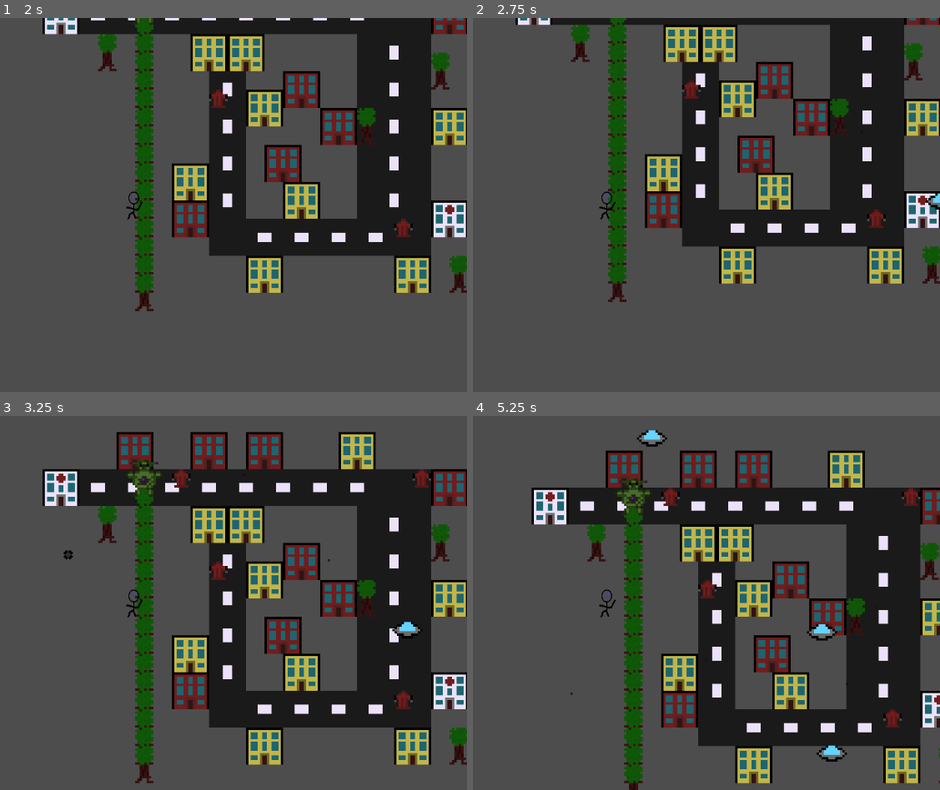
Above: before the commit, frames 1-4 (two rows, left to right).
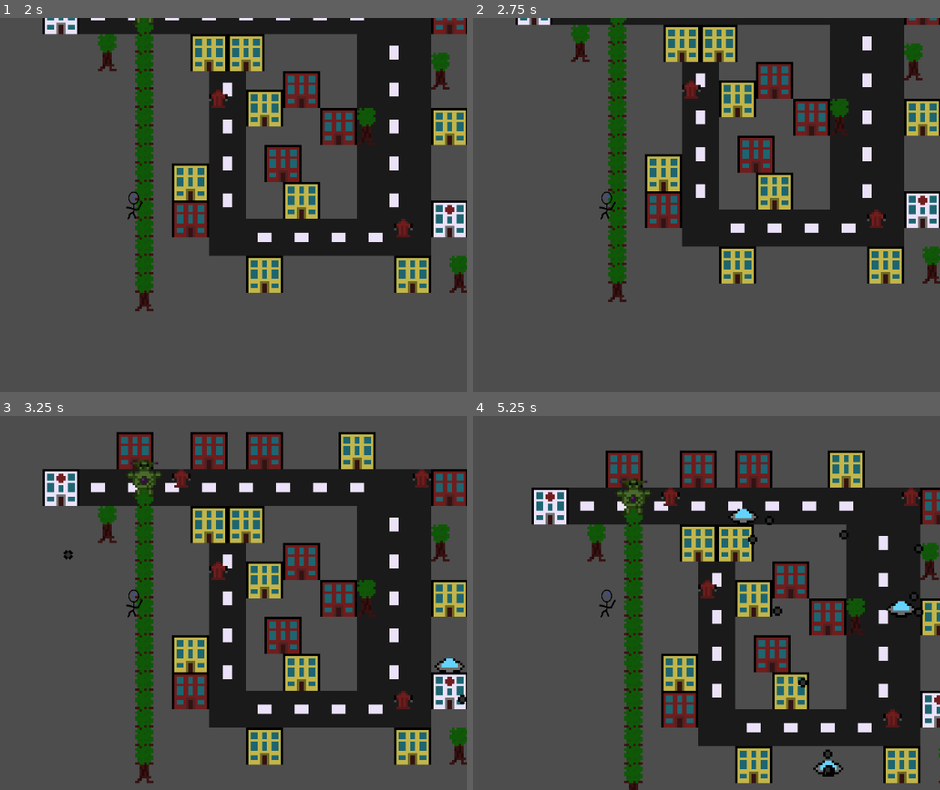
Above: after the commit, the same moments.

Repository: Lila-Kuhlt/Close-Encounters-of-the-Jeff-Kind
Game: Godot game, scene res://scenes/World.tscn
The game is run twice, just before and just after one commit, with the same random seed, the same clock (stepped at 60 frames per second) and the same inputs.
Inputs:
- Up to frame 1 (2 s): tap Enter at 0.5 s; hold D (right) 0.53-1.28 s; hold S (down) from 1.28 s (still down)
- Up to frame 2 (2.75 s): release S (down) at 2.03 s; hold D (right) from 2.03 s (still down)
- Up to frame 3 (3.25 s): release D (right) at 2.78 s; hold W (up) from 2.78 s (still down)
- Up to frame 4 (5.25 s): release W (up) at 3.53 s; hold A (left) 3.53-5.03 s; hold S (down) from 5.03 s (still down)

Frame 1 is identical in both runs. In frame 2, less than 0.1% of the frame differs, in the area x 62-100%, y 11-52%; in frame 3, 0.4%; in frame 4, 1.3%, in the area x 20-97%, y 3-97%.

Commit message:
Make ufos bullet hellier

Diff:
--- a/godot/scenes/Ufo.tscn
+++ b/godot/scenes/Ufo.tscn
@@ -11,7 +11,7 @@
 texture = ExtResource("1_f2kdl")
 
 [node name="BulletTimer" type="Timer" parent="."]
-wait_time = 0.25
+wait_time = 0.7
 autostart = true
 
 [connection signal="timeout" from="BulletTimer" to="." method="_on_timer_timeout"]
--- a/godot/src/Ufo.gd
+++ b/godot/src/Ufo.gd
@@ -1,7 +1,7 @@
 extends Node2D
 
 const MARGIN := Vector2(10, 10)
-const SPEED: float = 0.25
+const SPEED: float = 0.2
 
 const Bullet = preload("res://scenes/bullets/Point.Bullet.tscn")
 
@@ -53,12 +53,13 @@
 	return 2 * center - point
 
 func _on_timer_timeout():
-	var bullet = Bullet.instantiate()
+	for alpha in [1, -1]:
+		var bullet = Bullet.instantiate()
 
-	bullet.direction = Vector2(dest.x - start.x, dest.y - start.y) * 0.005
-	var r := randf_range(-1, 1)
-	bullet.direction = bullet.direction.rotated(r * 0.05)
-	bullet.position = position
-	bullet.transform = bullet.transform.scaled_local(Vector2(0.25, 0.25))
+		var d := (dest - start) * 0.0005
+		bullet.direction = d.rotated(alpha)
+		# var r := randf_range(-1, 1)
+		# bullet.direction = bullet.direction.rotated(r * 0.05)
+		bullet.position = position
 
-	get_parent().add_child(bullet)
+		get_parent().add_child(bullet)
